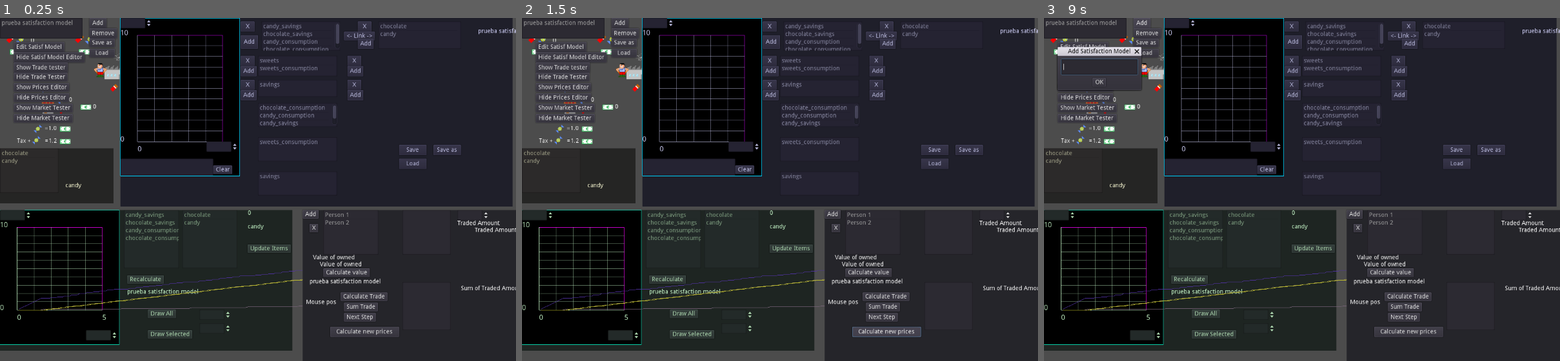
Above: before the commit, frames 1-3 (left to right).
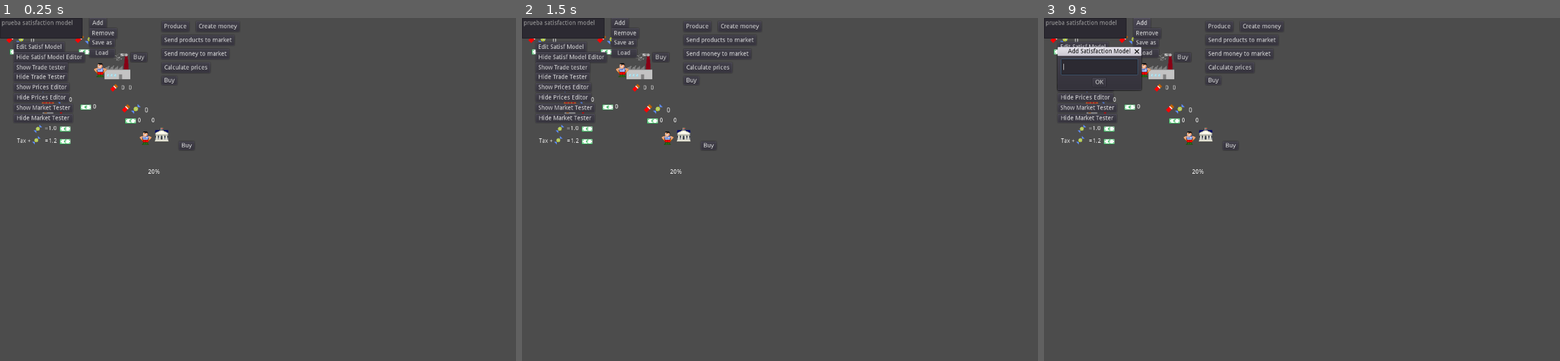
Above: after the commit, the same moments.

Repository: carlostgit/Fiat2
Game: Godot game, scene res://Fiat.tscn
The game is run twice, just before and just after one commit, with the same random seed, the same clock (stepped at 60 frames per second) and the same inputs.
Inputs (mouse positions are in pixels of both pictures, inside the frame that each line leads up to):
- Up to frame 1 (0.25 s): no input
- Up to frame 2 (1.5 s): click (888, 333) at 0.5 s, where only the run before the commit has a clickable "Calculate new prices"; click (888, 333) at 1.25 s, where only the run before the commit has a clickable "Calculate new prices"
- Up to frame 3 (9 s): click (1405, 316) at 2 s, where only the run before the commit has a clickable "Next Step"; click (1405, 316) at 2.75 s, where only the run before the commit has a clickable "Next Step"; click "Produce" at 3.5 s; click "Create money" at 4.25 s; click "Send products to market" at 5 s; click "Send money to market" at 5.75 s; click "Calculate prices" at 6.5 s; click "Buy" at 7.25 s; click "Buy" at 8 s; click "Add" at 8.75 s

The runs differ from the first frame. In frame 1, 84% of the frame differs, in the area x 0-100%, y 0-100%; in frame 2, 84%; in frame 3, 84%.

Commit message:
Continuo con PriceCalculationTesterScene

Diff:
--- a/PriceCalculation/Market.gd
+++ b/PriceCalculation/Market.gd
@@ -112,8 +112,11 @@
 		_person_value_of_owned[person_arg] = budget
 		if self._person_tradecalc.has(person_arg):
 			var trade_calc:TradeCalculator = self._person_tradecalc[person_arg]
+
 #			Hay formas de guardar los resultados de:
 			var best_combidict:Dictionary = trade_calc.calculate_best_combidict(budget)
+#			TODO: Hacer una versión precalculada (para unos precios), de calculate_best_combidict en TradeCalculator
+#			El cálculo tendría que hacerse con pasos de precisión de decimales, y el metodo interpolaría para resultados intermedios
 			return best_combidict
 	var null_dictionary = {}
 	return null_dictionary
@@ -151,10 +154,22 @@
 		return 0.0
 
 func calculate_new_prices():
+#	TODO: Hacer versión de calculate_new_prices() y change_prices_step()
+#	en las que:
+#	Haya un control para saber cuándo dejar de calcular.
+#	Haya un control para saber cuándo empezar a hacer cáclulos con mejor precisión
+#		Para eso, habría que:
+#			Tener en cuenta si el precio de todos los productos no hace otra cosa que variar entre un máximo y mínimo
+#			Tal vez el máximo y mínimo tenga que ser solo de los últimos pasosç
+#			Puedo ir guardando los mínimos y máximos de precio absolutos, y los últimos mínimos y máximos
+#
 	var exit:bool = false
+	var count:int = 0
+	var max_count:int = 10
 	while false==exit:
+		count += 1
 		var price_changed:bool = change_prices_step()
-		if false == price_changed:
+		if false == price_changed or count>max_count:
 			exit=true
 
 func change_prices_step()->bool:
@@ -194,8 +209,12 @@
 		if amount > max_amount_of_product_excess:
 			max_amount_of_product_excess = amount
 
+#	TODO: Este parámetro deberá ser 0, cuando desarrolle un mejor método para controlar cuándo dejar de calcular:
 	var param_min_product_excess_to_change_price = 0.1
+
+	#TODO: Este parámetro deberían pasarse por argumento al método calculate_new_prices_increment():
 	var param_price_change_step = 0.1
+
 	if (max_amount_of_product_excess > param_min_product_excess_to_change_price):
 		for product in excess_relative_to_currency.keys():
 			var amount = excess_relative_to_currency[product]
--- a/PriceCalculation/MarketTesterScene.gd
+++ b/PriceCalculation/MarketTesterScene.gd
@@ -162,8 +162,11 @@
 
 func _on_CalculateNewPricesButton_pressed():
 	_market.calculate_new_prices()
-
-
+	$PricesItemList.clear()
+	for product in Prices.get_products():
+		var price:float = Prices.get_price_of_product(product)
+		var product_price_text:String = product+" "+str(price)
+		$PricesItemList.add_item(product_price_text)
 
 func _on_RemoveButton_pressed():
 	var person_product_dict:Dictionary = {}
--- a/PriceCalculation/PriceCalculationTesterScene.tscn
+++ b/PriceCalculation/PriceCalculationTesterScene.tscn
@@ -20,9 +20,12 @@
 }
 
 [node name="SatisfactionModelEditor" parent="." instance=ExtResource( 2 )]
+visible = false
 modulate = Color( 0.839216, 0.839216, 1, 1 )
-margin_left = 280.0
-margin_right = 1192.0
+margin_left = 296.0
+margin_top = 120.0
+margin_right = 1208.0
+margin_bottom = 560.0
 
 [node name="SatisfactionModelItemList" type="ItemList" parent="."]
 margin_right = 192.0
@@ -180,12 +183,15 @@
 current_dir = "user://"
 current_path = "user://"
 
-[node name="TradeTesterScene" type="Panel" parent="."]
+[node name="TradeTesterScene" type="WindowDialog" parent="."]
 modulate = Color( 0.803922, 1, 0.811765, 1 )
 margin_top = 448.0
 margin_right = 680.0
 margin_bottom = 776.0
 script = ExtResource( 5 )
+__meta__ = {
+"_edit_use_anchors_": false
+}
 
 [node name="SatisfModelNameLabel" type="Label" parent="TradeTesterScene"]
 margin_left = 296.0
@@ -297,15 +303,13 @@
 step = 0.1
 value = 0.5
 
-[node name="PricesEditor" type="Panel" parent="."]
+[node name="PricesEditor" type="WindowDialog" parent="."]
+visible = true
 modulate = Color( 1, 1, 0.847059, 1 )
 margin_top = 304.0
 margin_right = 264.0
 margin_bottom = 432.0
 script = ExtResource( 6 )
-__meta__ = {
-"_edit_use_anchors_": false
-}
 
 [node name="ProductItemList" type="ItemList" parent="PricesEditor"]
 margin_right = 136.0
@@ -332,11 +336,12 @@
 margin_bottom = 94.0
 text = "currency"
 
-[node name="MarketTesterScene" type="Panel" parent="."]
-margin_left = 704.0
-margin_top = 448.0
-margin_right = 1200.0
-margin_bottom = 800.0
+[node name="MarketTesterScene" type="WindowDialog" parent="."]
+visible = true
+margin_left = 336.0
+margin_top = 312.0
+margin_right = 976.0
+margin_bottom = 712.0
 script = ExtResource( 7 )
 __meta__ = {
 "_edit_use_anchors_": false
@@ -506,6 +511,12 @@
 margin_right = 48.0
 margin_bottom = 222.0
 text = "Mouse pos"
+
+[node name="PricesItemList" type="ItemList" parent="MarketTesterScene"]
+margin_left = 80.0
+margin_top = 312.0
+margin_right = 176.0
+margin_bottom = 352.0
 [connection signal="pressed" from="AddButton" to="." method="_on_AddButton_pressed"]
 [connection signal="pressed" from="EditButton" to="." method="_on_EditButton_pressed"]
 [connection signal="pressed" from="HideButton" to="." method="_on_HideButton_pressed"]
--- a/PriceCalculation/SatisfactionModelEditor.tscn
+++ b/PriceCalculation/SatisfactionModelEditor.tscn
@@ -10,7 +10,8 @@
 [ext_resource path="res://PriceCalculation/NewOptionOfSupComboAcceptDialog.gd" type="Script" id=8]
 [ext_resource path="res://Plotter/Plotter.tscn" type="PackedScene" id=9]
 
-[node name="SatisfactionModelEditor" type="Panel"]
+[node name="SatisfactionModelEditor" type="WindowDialog"]
+visible = true
 margin_right = 920.0
 margin_bottom = 440.0
 script = ExtResource( 6 )
Not shown: 1 places in Fiat.tscn that only renumber resources
